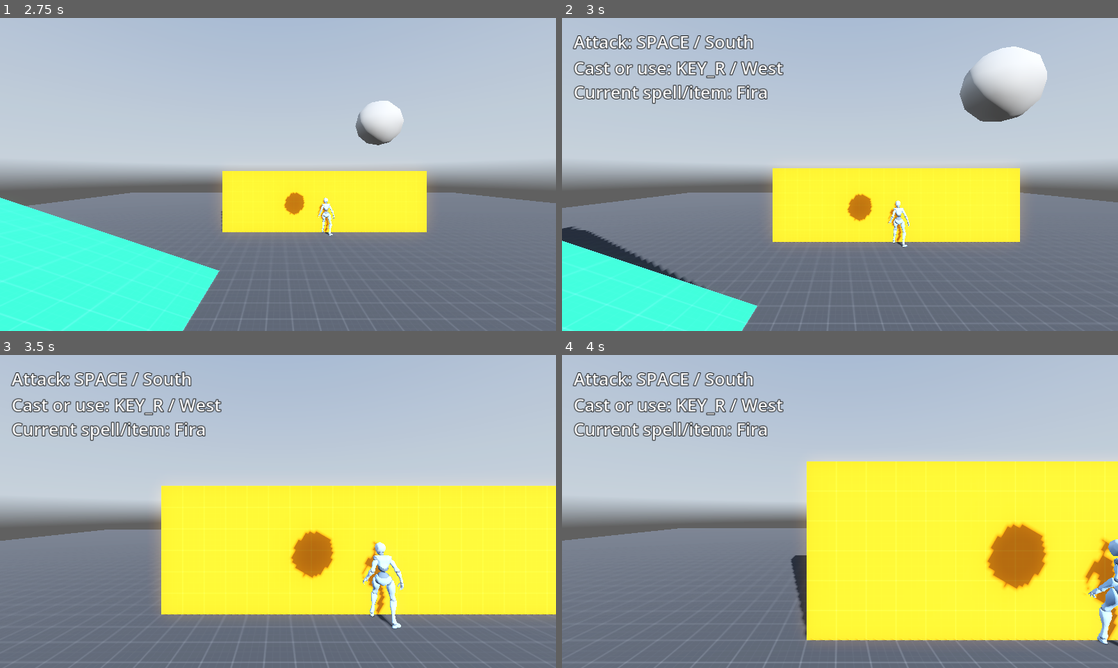
Above: before the commit, frames 1-4 (two rows, left to right).
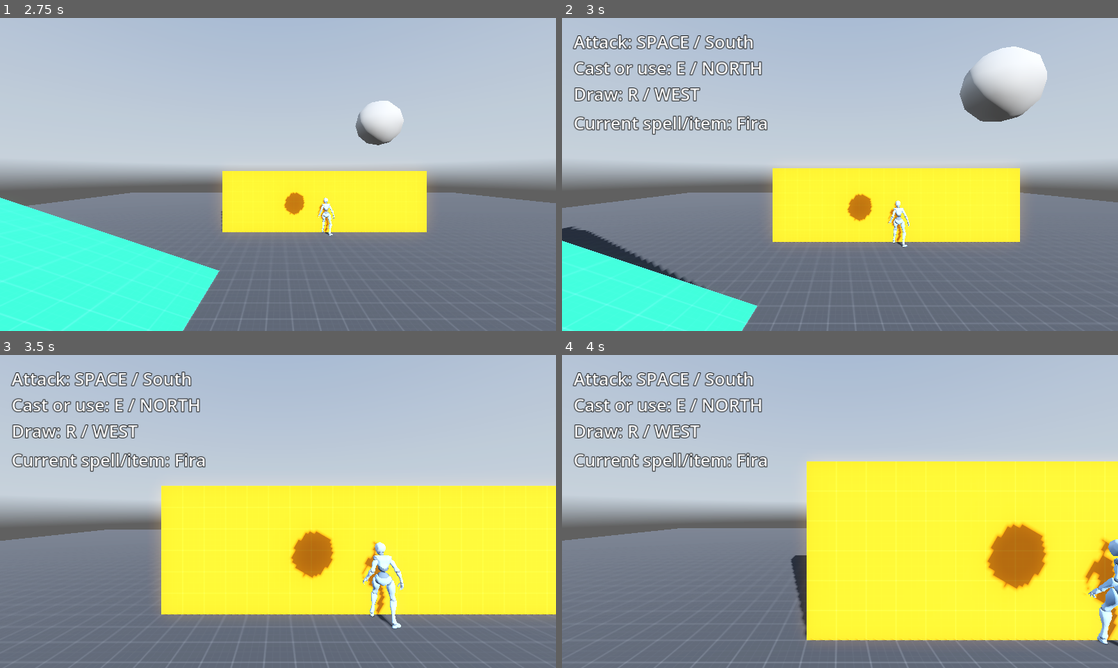
Above: after the commit, the same moments.

Repository: btarg/third-person-controller
Game: Godot game, scene res://Scenes/Levels/prototype.tscn
Two runs of this game, one before a commit and one after it. Both use one fixed random seed, a clock stepped at 60 frames per second and the inputs below. A sky picture missing from this copy of the repository is replaced by a grey-blue gradient.
Inputs (mouse positions are in pixels of both pictures, inside the frame that each line leads up to):
- Up to frame 1 (2.75 s): tap Enter at 0.5 s; move the mouse to (305, 174) at 0.52 s; hold Space (combat_attack) 0.53-1.28 s; hold W (move_forwards) from 0.53 s (still down); move the mouse to (250, 174) at 1.27 s; tap E (combat_spellitem, bound only after the commit) at 1.35 s; move the mouse to (289, 168) at 2.02 s; hold R (combat_spellitem, bound only before the commit) from 2.03 s (still down)
- Up to frame 2 (3 s): keep holding W (move_forwards); move the mouse to (812, 237) at 2.77 s; release R (combat_spellitem, bound only before the commit) at 2.78 s; click (812, 237) at 2.85 s
- Up to frame 3 (3.5 s): keep holding W (move_forwards)
- Up to frame 4 (4 s): move the mouse to (1006, 558) at 3.52 s; release W (move_forwards) at 3.53 s; hold A (move_left) from 3.53 s (still down); hold Shift (run) from 3.53 s (still down)

Frame 1 is identical in both runs. In frame 2, 2.7% of the frame differs, in the area x 2-40%, y 13-38%; in frame 3, 2.7%; in frame 4, 2.7%.

Commit message:
Update player think UI and target selection logic

Diff:
--- a/Assets/GUI/battle/player_think_ui.tscn
+++ b/Assets/GUI/battle/player_think_ui.tscn
@@ -19,15 +19,17 @@
 offset_left = 24.0
 offset_top = 24.0
 offset_right = 866.0
-offset_bottom = 108.0
+offset_bottom = 216.0
 text = "Attack: SPACE / South
-Cast or use: KEY_R / West"
+Cast or use: E / NORTH
+Draw: R / WEST"
 label_settings = SubResource("LabelSettings_y6igg")
 
 [node name="CurrentActionInfo" type="Label" parent="."]
 layout_mode = 0
 offset_left = 24.0
-offset_top = 128.0
+offset_top = 192.0
 offset_right = 866.0
-offset_bottom = 212.0
+offset_bottom = 276.0
+text = "Current spell:"
 label_settings = SubResource("LabelSettings_y6igg")
--- a/Scripts/BattleSystem/Behaviour/Player/PlayerChooseTargetState.gd
+++ b/Scripts/BattleSystem/Behaviour/Player/PlayerChooseTargetState.gd
@@ -95,14 +95,13 @@
 func physics_update(_delta: float) -> void: pass
 
 
-func process_targeting() -> void:
+func _process_targeting() -> void:
     match think_state.chosen_action:
         BattleEnums.EPlayerCombatAction.CA_ATTACK:
             BattleManager.process_basic_attack(battle_state.current_character, battle_state.player_selected_character)
             # Check if still active since the battle may have ended
             if active:
-                Transitioned.emit(self, "IdleState")
-                battle_state.ready_next_turn()
+                _end_targeting()
 
         BattleEnums.EPlayerCombatAction.CA_ITEM,\
         BattleEnums.EPlayerCombatAction.CA_CAST:
@@ -114,13 +113,19 @@
             var status := think_state.chosen_spell_or_item.use(battle_state.current_character, battle_state.player_selected_character)
             print("[SPELL/ITEM] Final use status: " + Util.get_enum_name(BaseInventoryItem.UseStatus, status))
             if active:
-                Transitioned.emit(self, "IdleState")
-                battle_state.ready_next_turn()
-
+                _end_targeting()
+        BattleEnums.EPlayerCombatAction.CA_DRAW:
+            print("[DRAW] Player is drawing... ")
+            # TODO: Implement draw action
+            _end_targeting()
         _:
             print("No action selected!")
-            Transitioned.emit(self, "IdleState")
-            battle_state.ready_next_turn()
+            _end_targeting()
+
+func _end_targeting() -> void:
+    print("Ending target selection")
+    Transitioned.emit(self, "IdleState")
+    battle_state.ready_next_turn()
 
 func input_update(event: InputEvent) -> void:
     if event.is_echo() or not active:
@@ -130,7 +135,7 @@
         if battle_state.player_selected_character == null:
             print("No character selected!")
             return
-        process_targeting()
+        _process_targeting()
 
     elif event.is_action_pressed("ui_page_down"):
         print("Removing selected character from battle...")
@@ -138,8 +143,7 @@
             battle_state.leave_battle(battle_state.player_selected_character)
 
     elif event.is_action_pressed("ui_cancel"):
-        # back to idle
-        Transitioned.emit(self, "IdleState")
+        Transitioned.emit(self, "ThinkState")
 
 func unhandled_input_update(event: InputEvent) -> void:
     if event.is_echo() or not active:
--- a/Scripts/BattleSystem/Behaviour/Player/PlayerThinkState.gd
+++ b/Scripts/BattleSystem/Behaviour/Player/PlayerThinkState.gd
@@ -11,6 +11,7 @@
 @onready var battle_state := get_node("/root/GameModeStateMachine/BattleState") as BattleState
 
 @onready var player_think_ui := exploration_player.get_node("PlayerThinkUI") as Control
+@onready var action_info_label := player_think_ui.get_node("CurrentActionInfo") as Label
 
 var chosen_action: BattleEnums.EPlayerCombatAction = BattleEnums.EPlayerCombatAction.CA_DEFEND
 
@@ -46,8 +47,7 @@
     player_think_ui.show()
     # TODO: pick spell or item with UI
     chosen_spell_or_item = fire_spell
-
-    player_think_ui.get_node("CurrentActionInfo").text = "Current spell/item: " + chosen_spell_or_item.item_name
+    action_info_label.text = "Current spell/item: " + chosen_spell_or_item.item_name
 
     print("PLAYER is thinking about what to do")
 
@@ -77,6 +77,8 @@
             chosen_action = BattleEnums.EPlayerCombatAction.CA_CAST
         else:
             chosen_action = BattleEnums.EPlayerCombatAction.CA_ITEM
+    elif event.is_action_pressed("combat_draw"):
+        chosen_action = BattleEnums.EPlayerCombatAction.CA_DRAW
     else:
         return
     Transitioned.emit(self, "ChooseTargetState")
--- a/project.godot
+++ b/project.godot
@@ -111,8 +111,14 @@
 }
 combat_spellitem={
 "deadzone": 0.5,
-"events": [Object(InputEventJoypadButton,"resource_local_to_scene":false,"resource_name":"","device":-1,"button_index":2,"pressure":0.0,"pressed":true,"script":null)
-, Object(InputEventKey,"resource_local_to_scene":false,"reso …(131 unchanged characters)… d":false,"keycode":0,"physical_keycode":82,"key_label":0,"unicode":114,"location":0,"echo":false,"script":null)
+"events": [Object(InputEventJoypadButton,"resource_local_to_scene":false,"resource_name":"","device":-1,"button_index":3,"pressure":0.0,"pressed":true,"script":null)
+, Object(InputEventKey,"resource_local_to_scene":false,"reso …(131 unchanged characters)… d":false,"keycode":0,"physical_keycode":69,"key_label":0,"unicode":101,"location":0,"echo":false,"script":null)
+]
+}
+combat_draw={
+"deadzone": 0.5,
+"events": [Object(InputEventKey,"resource_local_to_scene":false,"resource_name":"","device":-1,"window_id":0,"alt_pressed":false,"shift_pressed":false,"ctrl_pressed":false,"meta_pressed":false,"pressed":false,"keycode":0,"physical_keycode":82,"key_label":0,"unicode":114,"location":0,"echo":false,"script":null)
+, Object(InputEventJoypadButton,"resource_local_to_scene":false,"resource_name":"","device":-1,"button_index":2,"pressure":0.0,"pressed":true,"script":null)
 ]
 }
 
